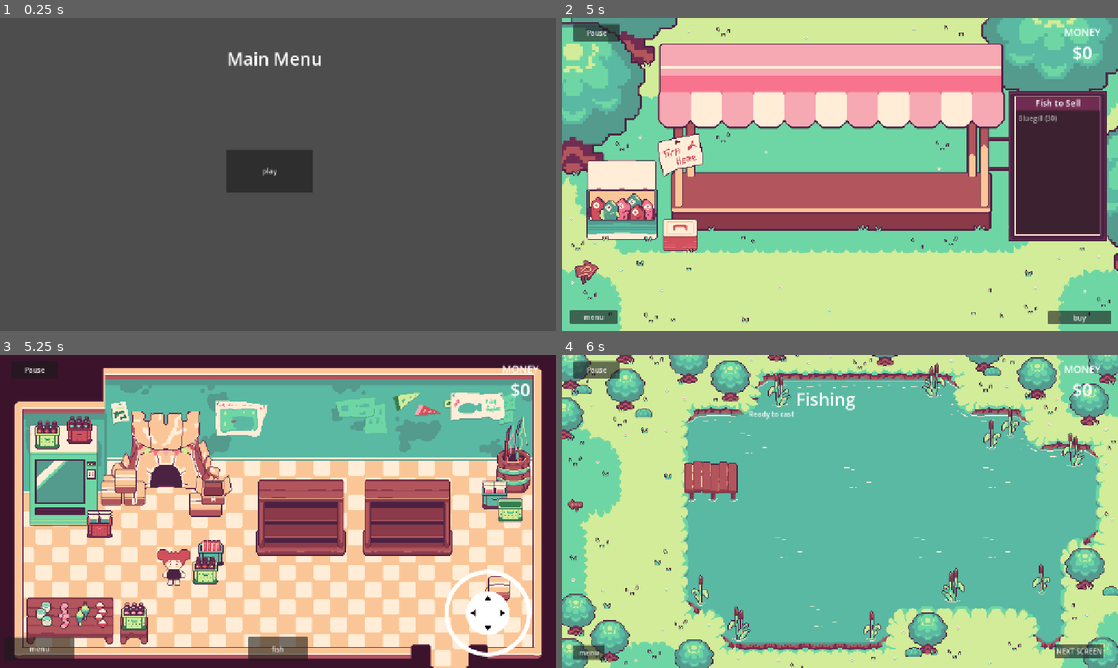
Above: before the commit, frames 1-4 (two rows, left to right).
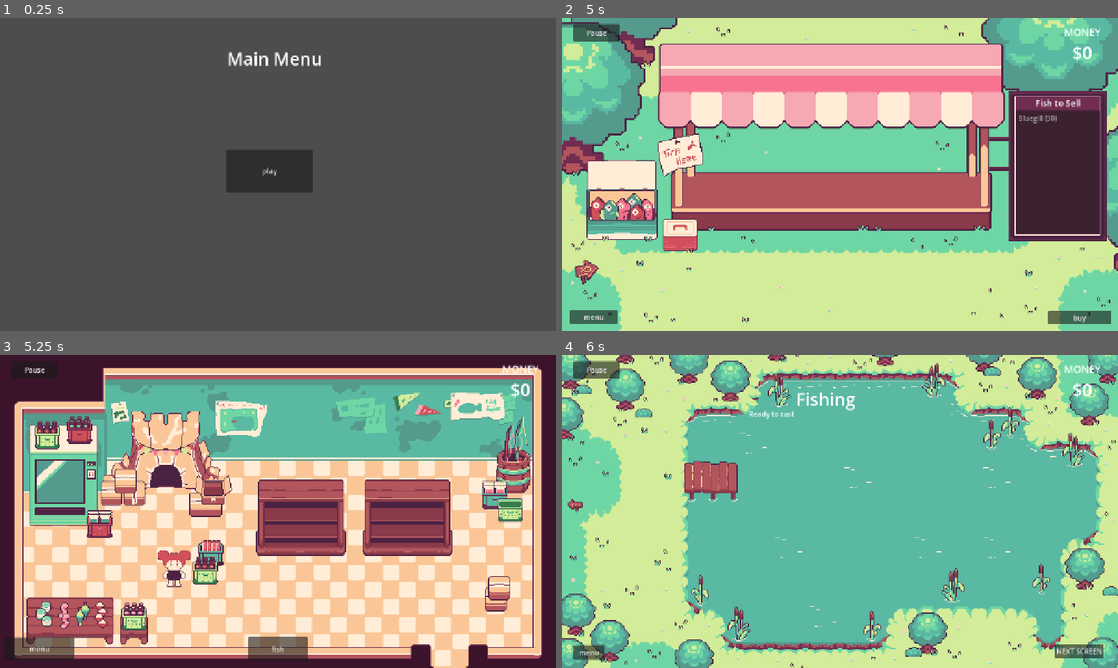
Above: after the commit, the same moments.

Repository: V-Mirea/comfy-summer-fishing-game
Game: Godot game, scene res://assets/game/game.tscn
Same seed, same stepped clock (60 frames per second), same inputs: the game is played once before the commit and once after it. The engine's default icon, where the game draws it, is replaced by a stand-in: a white triangle on a blue panel in a dark square.
Inputs (mouse positions are in pixels of both pictures, inside the frame that each line leads up to):
- Up to frame 1 (0.25 s): no input
- Up to frame 2 (5 s): click "play" at 0.5 s; click "NEXT SCREEN" at 1.25 s; click "Pause" at 2 s; click "Resume" at 2.75 s; tap Enter at 3.5 s; move the mouse to (962, 158) at 3.52 s; hold Right (ui_right) 3.53-4.25 s; hold E (interact) 3.53-4.25 s; click (962, 158) at 3.67 s; click "Sell Fish" at 4.25 s
- Up to frame 3 (5.25 s): click "buy" at 5 s
- Up to frame 4 (6 s): click "fish" at 5.75 s

Frames 1-2 are identical in both runs. In frame 3, 1.7% of the frame differs, in the area x 28-96%, y 62-97%; in frame 4, nothing differs.

Commit message:
try more stuff with the shadows

Diff:
--- a/assets/game/buying_scene/buying_scene.tscn
+++ b/assets/game/buying_scene/buying_scene.tscn
@@ -7,7 +7,6 @@
 [ext_resource type="PackedScene" uid="uid://bckgy2rx84xwk" path="res://assets/game/buying_scene/aisle/aisle.tscn" id="3_7o44q"]
 [ext_resource type="Texture2D" uid="uid://ixg6yjt305sy" path="res://assets/game/buying_scene/box_fort/Fort.PNG" id="3_7tnhv"]
 [ext_resource type="Script" uid="uid://cy3y7ib68st7c" path="res://assets/game/buying_scene/box_fort/box_fort.gd" id="3_ig6k8"]
-[ext_resource type="Texture2D" uid="uid://6meot84eofxj" path="res://assets/game/buying_scene/character/Character_Sprite.PNG" id="4_eoi11"]
 [ext_resource type="Texture2D" uid="uid://b3eix3x2js8ql" path="res://assets/game/buying_scene/Items_only.PNG" id="4_i6cjn"]
 [ext_resource type="Script" uid="uid://dn8vm2btk5iik" path="res://assets/game/buying_scene/interactable_sprite.gd" id="4_ig6k8"]
 [ext_resource type="Script" uid="uid://lpjgdjtpn6yf" path="res://assets/game/buying_scene/aisle/interaction_area.gd" id="4_uhb6p"]
@@ -15,20 +14,21 @@
 [ext_resource type="Script" uid="uid://cewu6chnl35ii" path="res://assets/game/buying_scene/shop_menu/shop_menu.gd" id="8_7sq2k"]
 [ext_resource type="PackedScene" uid="uid://hl7y71r6xpw8" path="res://assets/game/buying_scene/shop_menu/upgrade_button/upgrade_button.tscn" id="9_7sq2k"]
 [ext_resource type="Texture2D" uid="uid://ekaglpfeqr3r" path="res://assets/game/buying_scene/character/CH1_front.PNG" id="12_8l74v"]
+[ext_resource type="Texture2D" uid="uid://bgqygmq6kgpbn" path="res://assets/game/buying_scene/character/CH1_Shadow_static.png" id="12_jx1gg"]
 [ext_resource type="Texture2D" uid="uid://cmts02n62b7in" path="res://assets/game/buying_scene/character/CH1_left.PNG" id="13_kq7pi"]
 [ext_resource type="Script" uid="uid://bdk7wb8u2stjc" path="res://assets/game/buying_scene/dialogue_window.gd" id="13_o1x55"]
-[ext_resource type="Texture2D" uid="uid://116ude3xxioh" path="res://assets/game/buying_scene/character/CH1_front_shadow.PNG" id="13_tiwff"]
+[ext_resource type="Texture2D" uid="uid://c6kcbcv0ckuu6" path="res://assets/game/buying_scene/character/CH1_front_shadow.png" id="13_tiwff"]
 [ext_resource type="Texture2D" uid="uid://cwf4fbweljkqp" path="res://icon.svg" id="13_yc5v8"]
-[ext_resource type="Texture2D" uid="uid://cawbj20otrk28" path="res://assets/game/buying_scene/character/CH1_left_shadow.PNG" id="14_lh478"]
 [ext_resource type="Texture2D" uid="uid://dre3pca1u07i1" path="res://assets/game/buying_scene/character/CH1_right.PNG" id="14_tiwff"]
 [ext_resource type="Texture2D" uid="uid://che7c6xixa63i" path="res://assets/game/buying_scene/character/CH1_back.PNG" id="15_4bdme"]
+[ext_resource type="Texture2D" uid="uid://cnw4oel1hhj5u" path="res://assets/game/buying_scene/character/CH1_left_shadow.png" id="15_exdl5"]
 [ext_resource type="PackedScene" uid="uid://dv560mmlqyjes" path="res://assets/game/buying_scene/dialogue/dialogue_manager.tscn" id="15_t6itr"]
-[ext_resource type="Texture2D" uid="uid://dmptmaj34spqg" path="res://assets/game/buying_scene/character/CH1_right_shadow.PNG" id="16_jx1gg"]
 [ext_resource type="Script" uid="uid://bhka1ncrybm0n" path="res://assets/game/buying_scene/dialogue/lines/dialogue_line.gd" id="16_r1xhn"]
 [ext_resource type="Resource" uid="uid://bcdaoma1fe23h" path="res://assets/game/buying_scene/dialogue/lines/louis_greeting.tres" id="17_2lxbu"]
-[ext_resource type="Texture2D" uid="uid://b3pt71mv5ci36" path="res://assets/game/buying_scene/character/CH1_back_shadow.PNG" id="18_exdl5"]
+[ext_resource type="Texture2D" uid="uid://c0rm24mc40r4w" path="res://assets/game/buying_scene/character/CH1_right_shadow.png" id="17_katif"]
 [ext_resource type="Resource" uid="uid://cqjdk62gq5tat" path="res://assets/game/buying_scene/dialogue/lines/upgrade_line.tres" id="18_r1xhn"]
 [ext_resource type="Resource" uid="uid://dvj1i78atnlne" path="res://assets/game/shared/fish/species/crappie.tres" id="19_fuumq"]
+[ext_resource type="Texture2D" uid="uid://bh6r0vxj8jbe1" path="res://assets/game/buying_scene/character/CH1_back_shadow.png" id="19_hcrup"]
 [ext_resource type="Script" uid="uid://dcc3s3rmx43so" path="res://assets/game/buying_scene/dialogue/lines/dialogue_condition.gd" id="20_utamy"]
 [ext_resource type="Script" uid="uid://bqk3yaifei62j" path="res://assets/game/buying_scene/dialogue/lines/give_polluted_fish.gd" id="21_utamy"]
 [ext_resource type="Script" uid="uid://bhciiix4yoeep" path="res://assets/game/buying_scene/dialogue/lines/trigger_event.gd" id="22_omqis"]
@@ -43,8 +43,8 @@
 size = Vector2(68.5, 99)
 
 [sub_resource type="Gradient" id="Gradient_kq7pi"]
-offsets = PackedFloat32Array(0.15669014, 1)
-colors = PackedColorArray(0, 0, 0, 0.7921569, 1, 1, 1, 0)
+offsets = PackedFloat32Array(0.22007042, 0.40669015)
+colors = PackedColorArray(0, 0, 0, 0.6039216, 1, 1, 1, 0)
 
 [sub_resource type="GradientTexture2D" id="GradientTexture2D_tiwff"]
 gradient = SubResource("Gradient_kq7pi")
@@ -56,9 +56,9 @@
 [sub_resource type="RectangleShape2D" id="RectangleShape2D_hpvk7"]
 size = Vector2(40, 15)
 
-[sub_resource type="AtlasTexture" id="AtlasTexture_55ig4"]
-atlas = ExtResource("12_8l74v")
-region = Rect2(0, 0, 64, 71)
+[sub_resource type="AtlasTexture" id="AtlasTexture_amxth"]
+atlas = ExtResource("12_jx1gg")
+region = Rect2(0, 0, 57, 65)
 
 [sub_resource type="AtlasTexture" id="AtlasTexture_4bdme"]
 atlas = ExtResource("13_tiwff")
@@ -92,20 +92,20 @@
 atlas = ExtResource("12_8l74v")
 region = Rect2(64, 71, 64, 71)
 
-[sub_resource type="AtlasTexture" id="AtlasTexture_amxth"]
-atlas = ExtResource("14_lh478")
+[sub_resource type="AtlasTexture" id="AtlasTexture_svc6x"]
+atlas = ExtResource("15_exdl5")
 region = Rect2(0, 0, 57, 65)
 
-[sub_resource type="AtlasTexture" id="AtlasTexture_svc6x"]
-atlas = ExtResource("14_lh478")
+[sub_resource type="AtlasTexture" id="AtlasTexture_imu8t"]
+atlas = ExtResource("15_exdl5")
 region = Rect2(57, 0, 57, 65)
 
-[sub_resource type="AtlasTexture" id="AtlasTexture_imu8t"]
-atlas = ExtResource("14_lh478")
+[sub_resource type="AtlasTexture" id="AtlasTexture_1ov4r"]
+atlas = ExtResource("15_exdl5")
 region = Rect2(0, 65, 57, 65)
 
-[sub_resource type="AtlasTexture" id="AtlasTexture_1ov4r"]
-atlas = ExtResource("14_lh478")
+[sub_resource type="AtlasTexture" id="AtlasTexture_ice6t"]
+atlas = ExtResource("15_exdl5")
 region = Rect2(57, 65, 57, 65)
 
 [sub_resource type="AtlasTexture" id="AtlasTexture_lh478"]
@@ -124,20 +124,20 @@
 atlas = ExtResource("13_kq7pi")
 region = Rect2(64, 71, 64, 71)
 
-[sub_resource type="AtlasTexture" id="AtlasTexture_ice6t"]
-atlas = ExtResource("16_jx1gg")
+[sub_resource type="AtlasTexture" id="AtlasTexture_38621"]
+atlas = ExtResource("17_katif")
 region = Rect2(0, 0, 57, 65)
 
-[sub_resource type="AtlasTexture" id="AtlasTexture_38621"]
-atlas = ExtResource("16_jx1gg")
+[sub_resource type="AtlasTexture" id="AtlasTexture_epj27"]
+atlas = ExtResource("17_katif")
 region = Rect2(57, 0, 57, 65)
 
-[sub_resource type="AtlasTexture" id="AtlasTexture_epj27"]
-atlas = ExtResource("16_jx1gg")
+[sub_resource type="AtlasTexture" id="AtlasTexture_aa8ky"]
+atlas = ExtResource("17_katif")
 region = Rect2(0, 65, 57, 65)
 
-[sub_resource type="AtlasTexture" id="AtlasTexture_aa8ky"]
-atlas = ExtResource("16_jx1gg")
+[sub_resource type="AtlasTexture" id="AtlasTexture_pw7vv"]
+atlas = ExtResource("17_katif")
 region = Rect2(57, 65, 57, 65)
 
 [sub_resource type="AtlasTexture" id="AtlasTexture_hcrup"]
@@ -156,20 +156,20 @@
 atlas = ExtResource("14_tiwff")
 region = Rect2(64, 71, 64, 71)
 
-[sub_resource type="AtlasTexture" id="AtlasTexture_pw7vv"]
-atlas = ExtResource("18_exdl5")
+[sub_resource type="AtlasTexture" id="AtlasTexture_3k6ug"]
+atlas = ExtResource("19_hcrup")
 region = Rect2(0, 0, 57, 65)
 
-[sub_resource type="AtlasTexture" id="AtlasTexture_3k6ug"]
-atlas = ExtResource("18_exdl5")
+[sub_resource type="AtlasTexture" id="AtlasTexture_2pxiv"]
+atlas = ExtResource("19_hcrup")
 region = Rect2(57, 0, 57, 65)
 
-[sub_resource type="AtlasTexture" id="AtlasTexture_2pxiv"]
-atlas = ExtResource("18_exdl5")
+[sub_resource type="AtlasTexture" id="AtlasTexture_lplsn"]
+atlas = ExtResource("19_hcrup")
 region = Rect2(0, 65, 57, 65)
 
-[sub_resource type="AtlasTexture" id="AtlasTexture_lplsn"]
-atlas = ExtResource("18_exdl5")
+[sub_resource type="AtlasTexture" id="AtlasTexture_ay42m"]
+atlas = ExtResource("19_hcrup")
 region = Rect2(57, 65, 57, 65)
 
 [sub_resource type="AtlasTexture" id="AtlasTexture_csvjf"]
@@ -192,7 +192,7 @@
 animations = [{
 "frames": [{
 "duration": 1.0,
-"texture": SubResource("AtlasTexture_55ig4")
+"texture": SubResource("AtlasTexture_amxth")
 }],
 "loop": true,
 "name": &"idle",
@@ -234,9 +234,6 @@
 }, {
 "frames": [{
 "duration": 1.0,
-"texture": SubResource("AtlasTexture_amxth")
-}, {
-"duration": 1.0,
 "texture": SubResource("AtlasTexture_svc6x")
 }, {
 "duration": 1.0,
@@ -244,6 +241,9 @@
 }, {
 "duration": 1.0,
 "texture": SubResource("AtlasTexture_1ov4r")
+}, {
+"duration": 1.0,
+"texture": SubResource("AtlasTexture_ice6t")
 }],
 "loop": true,
 "name": &"walk_left",
@@ -268,9 +268,6 @@
 }, {
 "frames": [{
 "duration": 1.0,
-"texture": SubResource("AtlasTexture_ice6t")
-}, {
-"duration": 1.0,
 "texture": SubResource("AtlasTexture_38621")
 }, {
 "duration": 1.0,
@@ -278,6 +275,9 @@
 }, {
 "duration": 1.0,
 "texture": SubResource("AtlasTexture_aa8ky")
+}, {
+"duration": 1.0,
+"texture": SubResource("AtlasTexture_pw7vv")
 }],
 "loop": true,
 "name": &"walk_right",
@@ -302,9 +302,6 @@
 }, {
 "frames": [{
 "duration": 1.0,
-"texture": SubResource("AtlasTexture_pw7vv")
-}, {
-"duration": 1.0,
 "texture": SubResource("AtlasTexture_3k6ug")
 }, {
 "duration": 1.0,
@@ -312,6 +309,9 @@
 }, {
 "duration": 1.0,
 "texture": SubResource("AtlasTexture_lplsn")
+}, {
+"duration": 1.0,
+"texture": SubResource("AtlasTexture_ay42m")
 }],
 "loop": true,
 "name": &"walk_up",
@@ -477,14 +477,8 @@
 
 [node name="Sprite2D2" type="Sprite2D" parent="YSorted/Character" unique_id=842962081]
 visible = false
-position = Vector2(0, 11)
+position = Vector2(0, -2)
 texture = SubResource("GradientTexture2D_tiwff")
-
-[node name="Sprite2D" type="Sprite2D" parent="YSorted/Character" unique_id=858446672]
-visible = false
-position = Vector2(0.2960205, -28)
-scale = Vector2(1.056, 1)
-texture = ExtResource("4_eoi11")
 
 [node name="CollisionShape2D" type="CollisionShape2D" parent="YSorted/Character" unique_id=238570841]
 position = Vector2(0.5, -5.75)
@@ -494,8 +488,9 @@
 position = Vector2(1.5, -39.25)
 scale = Vector2(1.359375, 1.3450705)
 sprite_frames = SubResource("SpriteFrames_4bdme")
-animation = &"walk_right"
+animation = &"idle"
 autoplay = "idle"
+frame_progress = 0.5545916
 
 [node name="Title" type="Label" parent="." unique_id=1950715427]
 visible = false
--- a/project.godot
+++ b/project.godot
@@ -93,10 +93,6 @@
 ]
 }
 
-[input_devices]
-
-pointing/emulate_touch_from_mouse=true
-
 [physics]
 
 3d/physics_engine="Jolt Physics"
Binary file removed: assets/game/buying_scene/aisle/Shelf_Outline.PNG
Not shown, removed: assets/game/buying_scene/aisle/Shelf_Outline.PNG.import
Binary file removed: assets/game/buying_scene/box_fort/Fort_Outline.PNG
Binary file added: assets/game/buying_scene/character/CH1_Shadow_static.png
Not shown, changed: assets/game/buying_scene/character/CH1_Shadow_static.png.import
Binary file changed: assets/game/buying_scene/character/CH1_back_shadow.PNG
Not shown, changed: assets/game/buying_scene/character/CH1_back_shadow.PNG.import
Binary file changed: assets/game/buying_scene/character/CH1_front_shadow.PNG
Not shown, changed: assets/game/buying_scene/character/CH1_front_shadow.PNG.import
Binary file changed: assets/game/buying_scene/character/CH1_left_shadow.PNG
Not shown, changed: assets/game/buying_scene/character/CH1_left_shadow.PNG.import
Binary file changed: assets/game/buying_scene/character/CH1_right_shadow.PNG
(and 1 more such lines)
